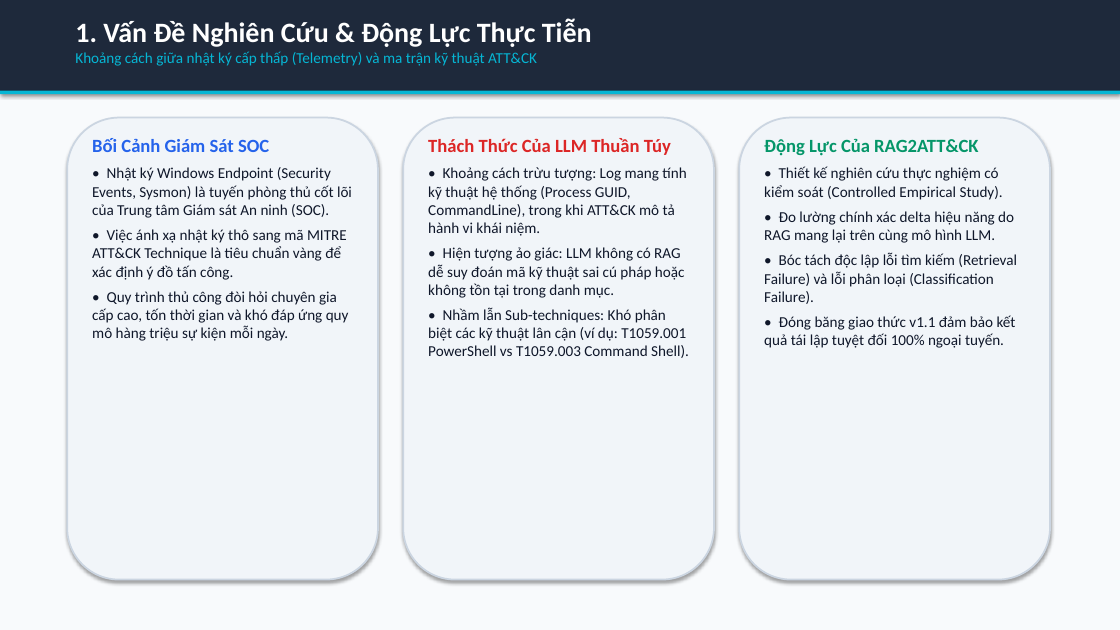
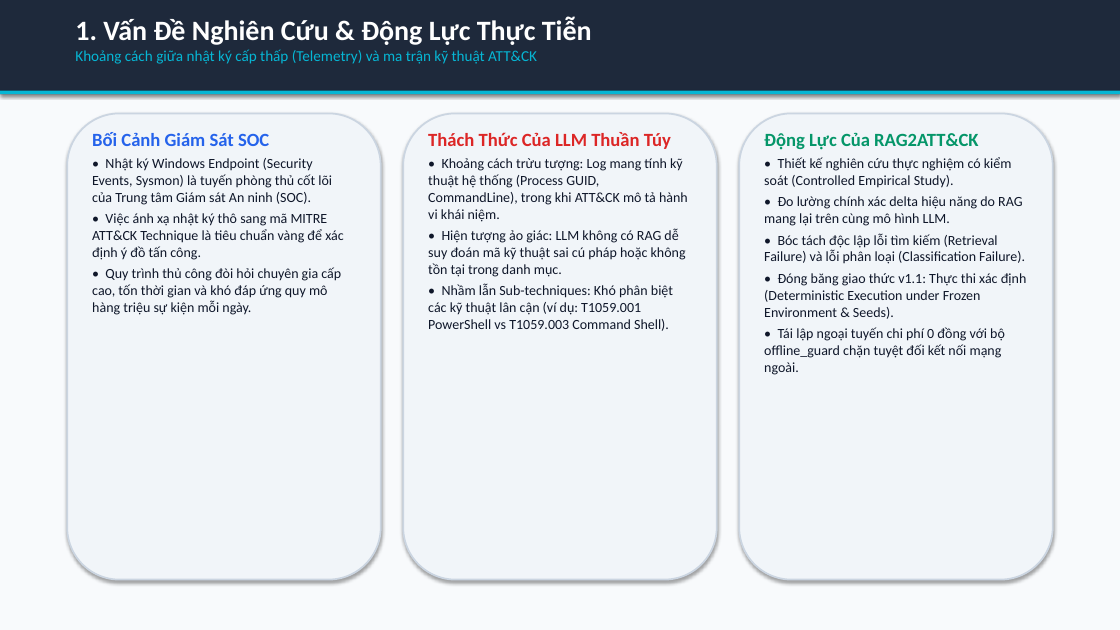
Before and after one commit to habachcp6/RAG2ATTCK, a slide deck: slide 2 of docs/presentation/slides.pptx. Drawn at 1120x630 pixels with LibreOffice and Linux fonts; fonts in the diff are those of the drawing. Boxes give left, top, right and bottom in pixels: in the first picture for what was removed or moved away, otherwise in the second. Text is boxed around its words. In the diff, an @@ line names an element or a change of style, - is before the commit and + after.

```diff
--- a/docs/presentation/slides.pptx
+++ b/docs/presentation/slides.pptx
@@ rounded rectangle: place and size @@
-rounded rectangle at (67,118,378,580)
+rounded rectangle at (67,113,381,580)
@@ rounded rectangle: place and size @@
-rounded rectangle at (403,118,714,580)
+rounded rectangle at (403,113,717,580)
@@ rounded rectangle: place and size @@
-rounded rectangle at (739,118,1050,580)
+rounded rectangle at (739,113,1053,580)
@@ text at (92,158,343,315): size 13 to 12 pt; less space between paragraphs @@
@@ text at (428,158,688,331): size 13 to 12 pt; less space between paragraphs @@
@@ text at (764,157,1022,226): size 13 to 12 pt in "• Thiết kế nghiên cứu thực nghiệm ...", "• Đo lường chính xác delta hiệu ...", "• Bóc tách độc lập lỗi tìm ..."; less space between paragraphs @@
@@ text at (764,273,1027,375): text changed; size 13 to 12 pt @@
-• Đóng băng giao thức v1.1 đảm bảo kết quả tái lập tuyệt đối 100% ngoại tuyến.
+• Đóng băng giao thức v1.1: Thực thi xác định (Deterministic Execution under Frozen Environment & Seeds).
+• Tái lập ngoại tuyến chi phí 0 đồng với bộ offline_guard chặn tuyệt đối kết nối mạng ngoài.
```
Also in this commit, not shown: 11 other slides changed, 7 other files.
